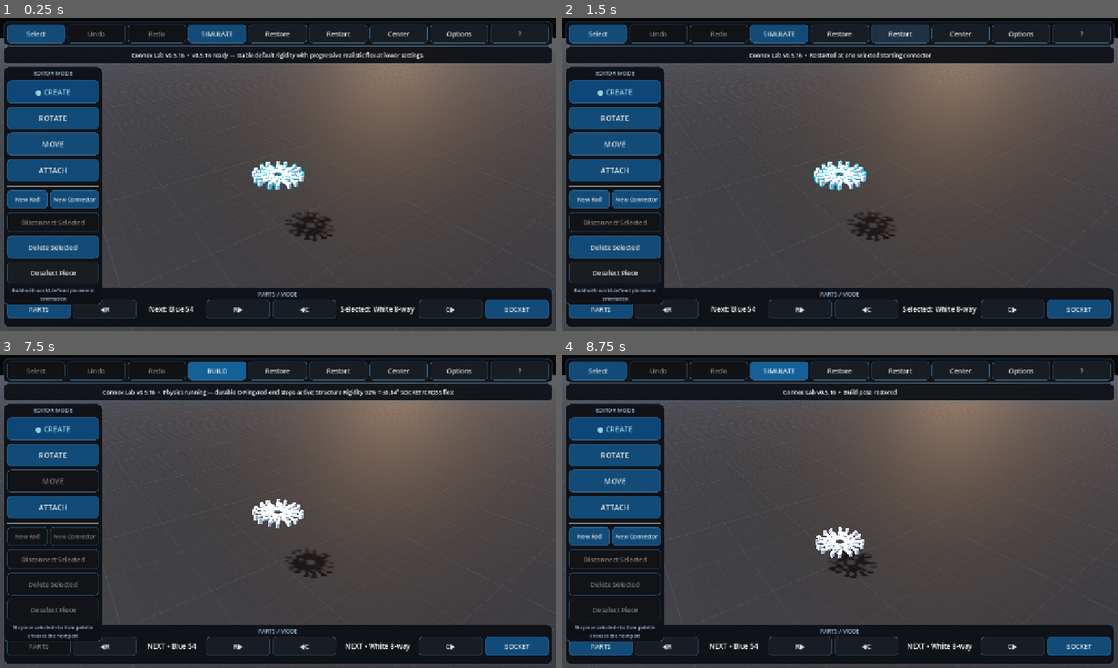
Above: before the commit, frames 1-4 (two rows, left to right).
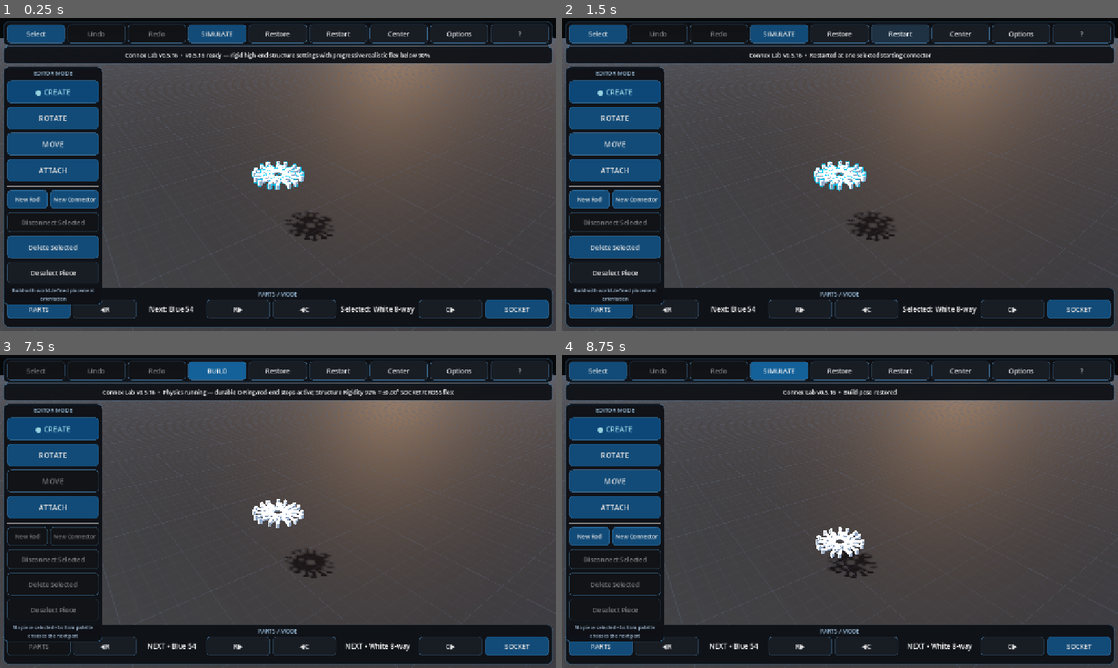
Above: after the commit, the same moments.

Repository: pixel375/connex
Game: Godot game, scene res://Main.tscn
Two runs of this game, one before a commit and one after it. Both use one fixed random seed, a clock stepped at 60 frames per second and the inputs below.
Inputs:
- Up to frame 1 (0.25 s): no input
- Up to frame 2 (1.5 s): click "Restart" at 0.5 s; click "Restart" at 1.25 s
- Up to frame 3 (7.5 s): click "Restart" at 2 s; click "New Rod" at 2.75 s; click "● New Rod" at 3.5 s; click "New Rod" at 4.25 s; click "● New Rod" at 5 s; click "Select" at 5.75 s; click "SELECT…" at 6.5 s; click "SIMULATE" at 7.25 s
- Up to frame 4 (8.75 s): click "BUILD" at 8 s

The runs differ from the first frame. In frame 1, 0.6% of the frame differs, in the area x 22-78%, y 10-14%; in frame 2, nothing differs; in frame 3, less than 0.1%; in frame 4, nothing differs.

Commit message:
Keep high rigidity exactly fixed while preserving lower-slider flex

Diff:
--- a/scripts/main_v073.gd
+++ b/scripts/main_v073.gd
@@ -2,13 +2,14 @@
 
 const VERSION_073 := "0.5.16"
 const STRUCTURE_FLEX_CURVE_POWER_V073 := 1.75
+const STRUCTURE_FLEX_RIGID_THRESHOLD_V073 := 90.0
 
 
 func _ready() -> void:
 	super._ready()
 	if update_status_v021 != null:
 		_set_update_status_v021("Current version: v%s" % VERSION_073)
-	_status("v0.5.16 ready — stable default rigidity with progressive realistic flex at lower settings.")
+	_status("v0.5.16 ready — rigid high-end structure settings with progressive realistic flex below 90%.")
 
 
 func _status(text: String) -> void:
@@ -17,8 +18,15 @@
 
 
 func _structure_flex_angle_rad_v066() -> float:
-	var rigidity01: float = clampf(physics_structure_rigidity_v066 / 100.0, 0.0, 1.0)
-	var degrees: float = STRUCTURE_FLEX_MAX_DEG_V072 * pow(1.0 - rigidity01, STRUCTURE_FLEX_CURVE_POWER_V073)
+	var rigidity: float = clampf(physics_structure_rigidity_v066, 0.0, 100.0)
+	# Jolt treats a tiny non-zero angular allowance as a materially different
+	# constraint from a true fixed joint. Keep the upper end exactly rigid so the
+	# default 92% physics remains as stable as the original fixed construction,
+	# then ramp compliance progressively through the lower slider range.
+	if rigidity >= STRUCTURE_FLEX_RIGID_THRESHOLD_V073:
+		return 0.0
+	var flexible01: float = 1.0 - rigidity / STRUCTURE_FLEX_RIGID_THRESHOLD_V073
+	var degrees: float = STRUCTURE_FLEX_MAX_DEG_V072 * pow(flexible01, STRUCTURE_FLEX_CURVE_POWER_V073)
 	return deg_to_rad(degrees)
 
 
